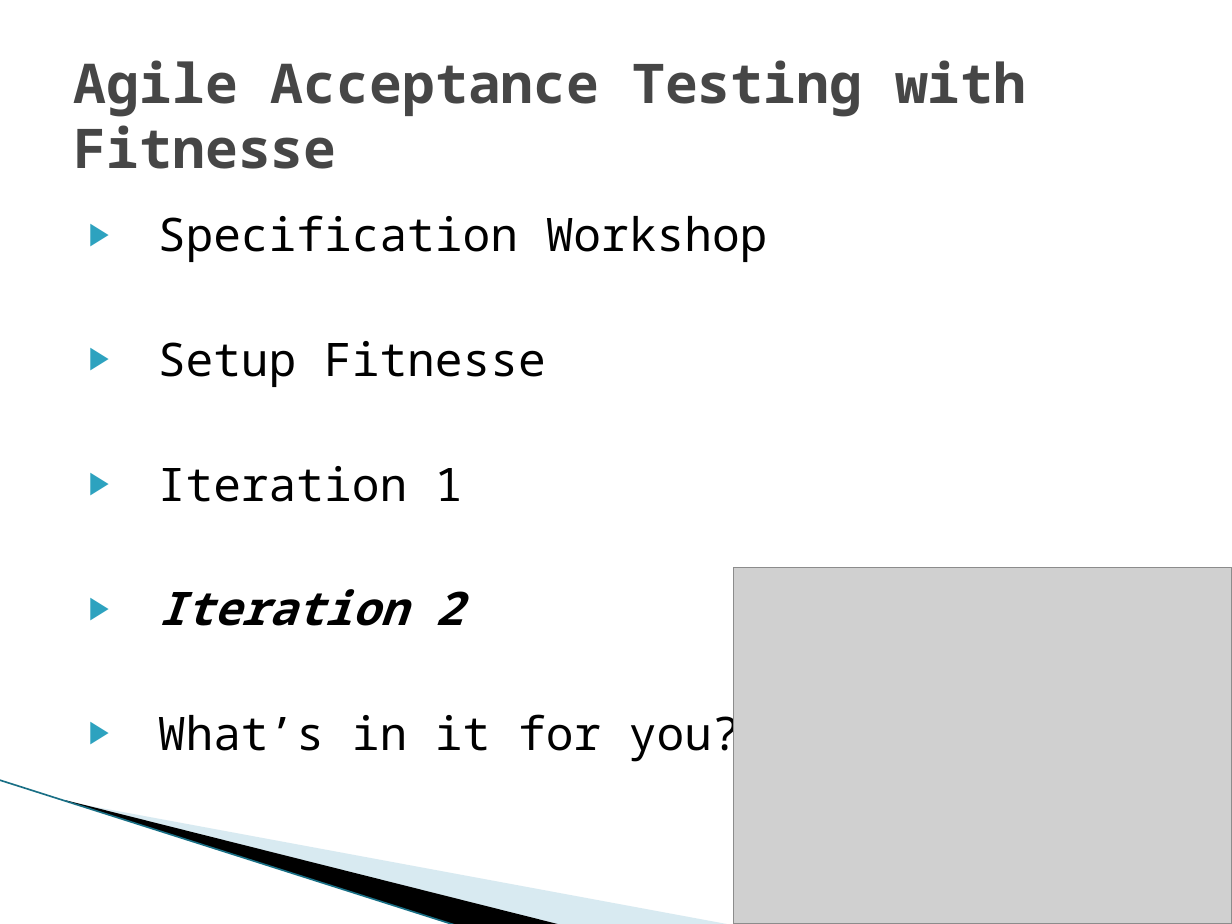
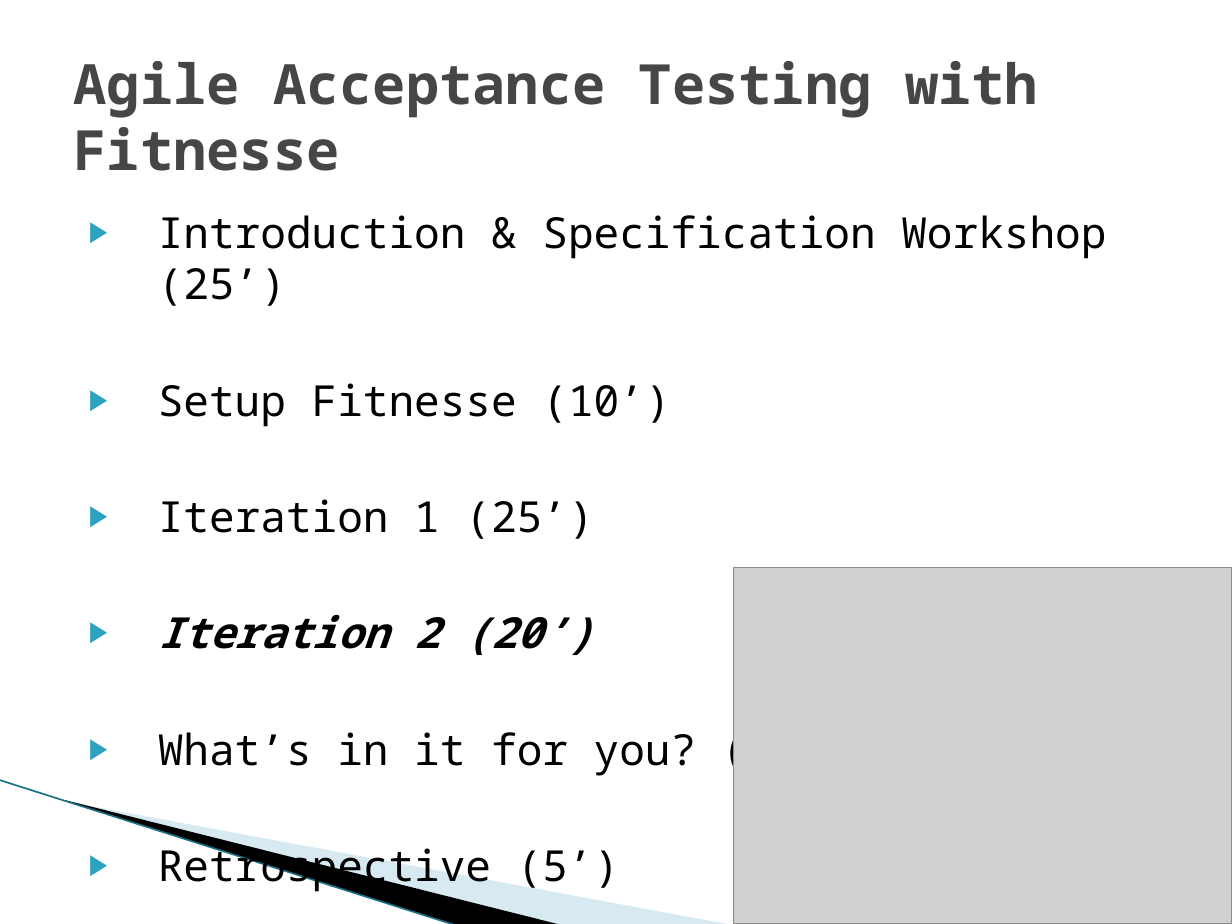
Before and after one commit to michelgrootjans/agileacceptancetesting, a slide deck: slide 21 of Slides/20090604_Ihc_AgileAcceptanceTesting.pptx. Drawn at 1232x924 pixels with LibreOffice and Linux fonts; fonts in the diff are those of the drawing; grey boxes stand for pictures; background and template pictures are left out. Boxes give left, top, right and bottom in pixels: in the first picture for what was removed or moved away, otherwise in the second. Text is boxed around its words. In the diff, an @@ line names an element or a change of style, - is before the commit and + after.

Commit message:
Updated the slides

```diff
--- a/Slides/20090604_Ihc_AgileAcceptanceTesting.pptx
+++ b/Slides/20090604_Ihc_AgileAcceptanceTesting.pptx
@@ title "Agile Acceptance Testing with Fitnesse" at box(74, 61, 1038, 171): size 32 to 32.4 pt @@
@@ text at box(158, 215, 1106, 776): text changed; size 27 to 25 pt @@
-▶ Specification Workshop
-▶ Setup Fitnesse
-▶ Iteration 1
-▶ Iteration 2
-▶ What’s in it for you?
+▶ Introduction & Specification Workshop (25’)
+▶ Setup Fitnesse (10’)
+▶ Iteration 1 (25’)
+▶ Iteration 2 (20’)
+▶ What’s in it for you? (5’)
+▶ Retrospective (5’)
```
Also in this commit, not shown: 5 other slides changed, 2 slides added, 1 slide removed, 1 other file.
